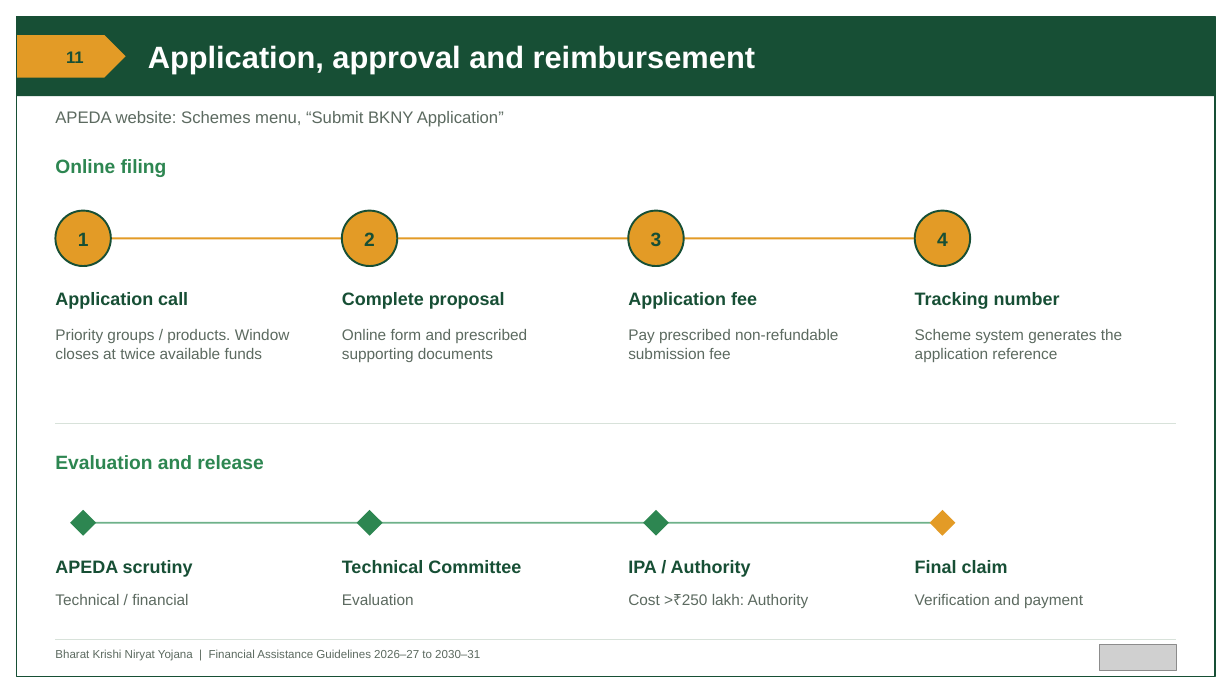
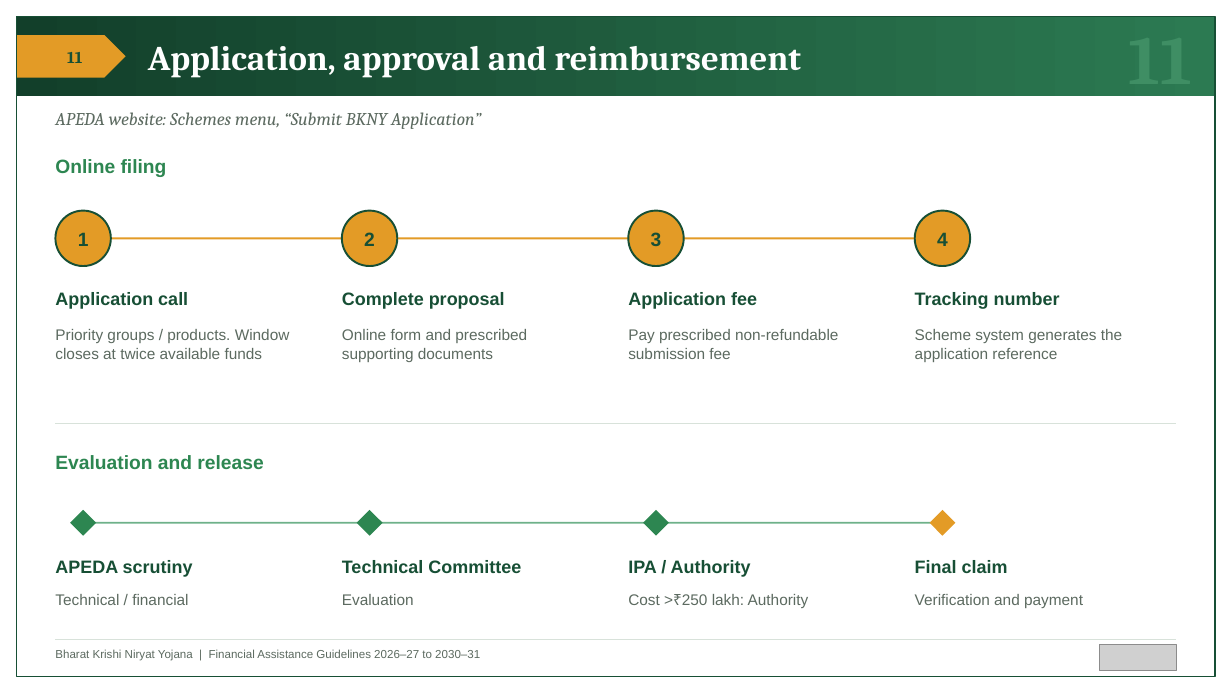
Before and after one commit to BantheFox012/FM, a slide deck: slide 11 of APEDA_BKNY_Standard_40_Percent.pptx. Drawn at 1232x693 pixels with LibreOffice and Linux fonts; fonts in the diff are those of the drawing; grey boxes stand for pictures. Boxes give left, top, right and bottom in pixels: in the first picture for what was removed or moved away, otherwise in the second. Text is boxed around its words. In the diff, an @@ line names an element or a change of style, - is before the commit and + after.

```diff
--- a/APEDA_BKNY_Standard_40_Percent.pptx
+++ b/APEDA_BKNY_Standard_40_Percent.pptx
@@ rectangle at (17,17,1215,96): fill #174F35 to gradient #123F2A to #2C7A52 @@
@@ text "Application, approval and reimbursement" at (148,46,802,78): size 24 to 27 pt, font Arial to Cambria @@
@@ text "11" at (67,52,82,63): font Arial to Cambria @@
@@ text "APEDA website: Schemes menu, “Submit ..." at (55,112,481,129): size 13 to 14 pt, font Arial to Cambria, italic on @@
@@ text added at (1128,96,1191,98), 54 pt, text #3F8E64, bold @@
+11
```
Also in this commit, not shown: 13 other slides changed.
